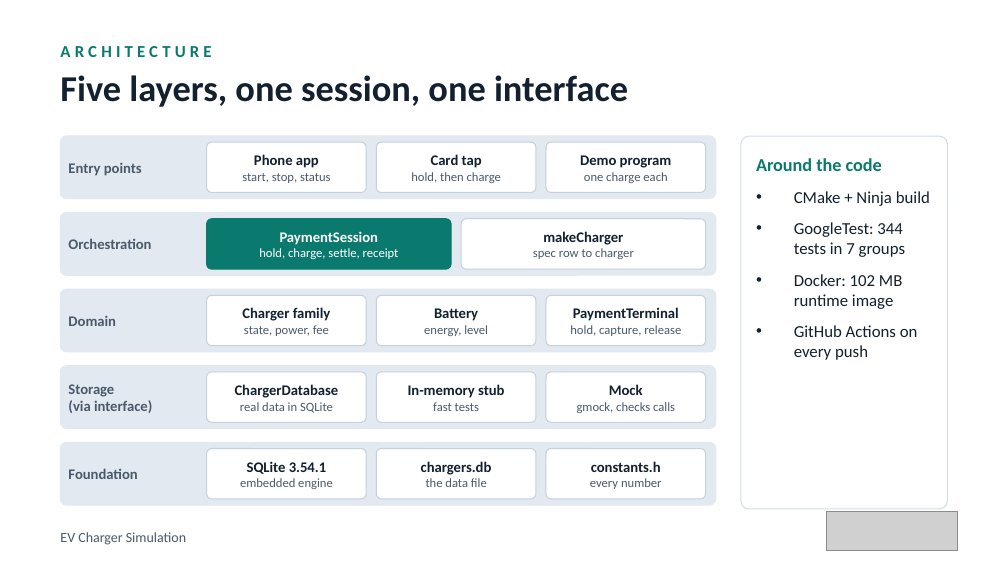
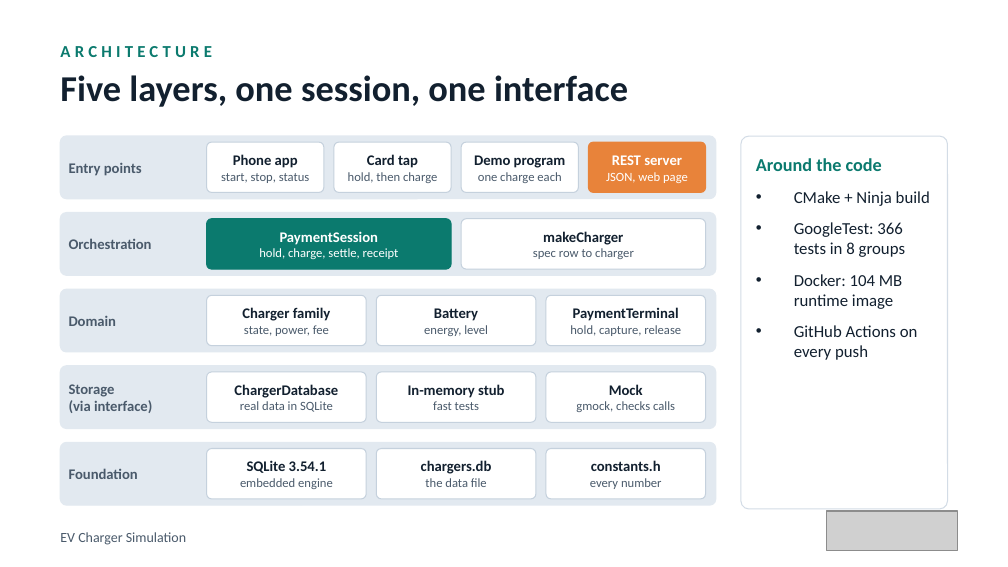
Before and after one commit to elitesoftwareqa/ev-charger, a slide deck: slide 3 of docs/presentation/EV-Charger-Simulation.pptx. Drawn at 1008x567 pixels with LibreOffice and Linux fonts; fonts in the diff are those of the drawing; grey boxes stand for pictures. Boxes give left, top, right and bottom in pixels: in the first picture for what was removed or moved away, otherwise in the second. Text is boxed around its words. In the diff, an @@ line names an element or a change of style, - is before the commit and + after.

Commit message:
Update report, presentation and REPORT.md for the REST service and web page

```diff
--- a/docs/presentation/EV-Charger-Simulation.pptx
+++ b/docs/presentation/EV-Charger-Simulation.pptx
@@ rounded rectangle resized from (x1=207, y1=142, x2=366, y2=193) to (x1=207, y1=142, x2=324, y2=193) @@
@@ text "Phone app" moved from (x1=242, y1=154, x2=331, y2=183) to (x1=221, y1=154, x2=310, y2=183) @@
@@ rounded rectangle resized from (x1=376, y1=142, x2=535, y2=193) to (x1=334, y1=142, x2=451, y2=193) @@
@@ text "Card tap" moved from (x1=411, y1=154, x2=501, y2=183) to (x1=348, y1=154, x2=437, y2=183) @@
@@ rounded rectangle resized from (x1=546, y1=142, x2=706, y2=193) to (x1=462, y1=142, x2=579, y2=193) @@
@@ text "Demo program" rewrapped from (x1=584, y1=172, x2=667, y2=183) to (x1=474, y1=155, x2=566, y2=183) @@
@@ rounded rectangle added at (x1=589, y1=142, x2=706, y2=193), fill #E8833A, outline #E8833A 0.75 pt @@
@@ text added at (x1=606, y1=155, x2=688, y2=183), 9 pt, text #FFFFFF @@
+REST server
+JSON, web page
@@ text at (x1=794, y1=222, x2=905, y2=309): text changed @@
-• GoogleTest: 344 tests in 7 groups
-• Docker: 102 MB runtime image
+• GoogleTest: 366 tests in 8 groups
+• Docker: 104 MB runtime image
```
Also in this commit, not shown: 7 other slides changed, 2 slides added, 2 other files.
